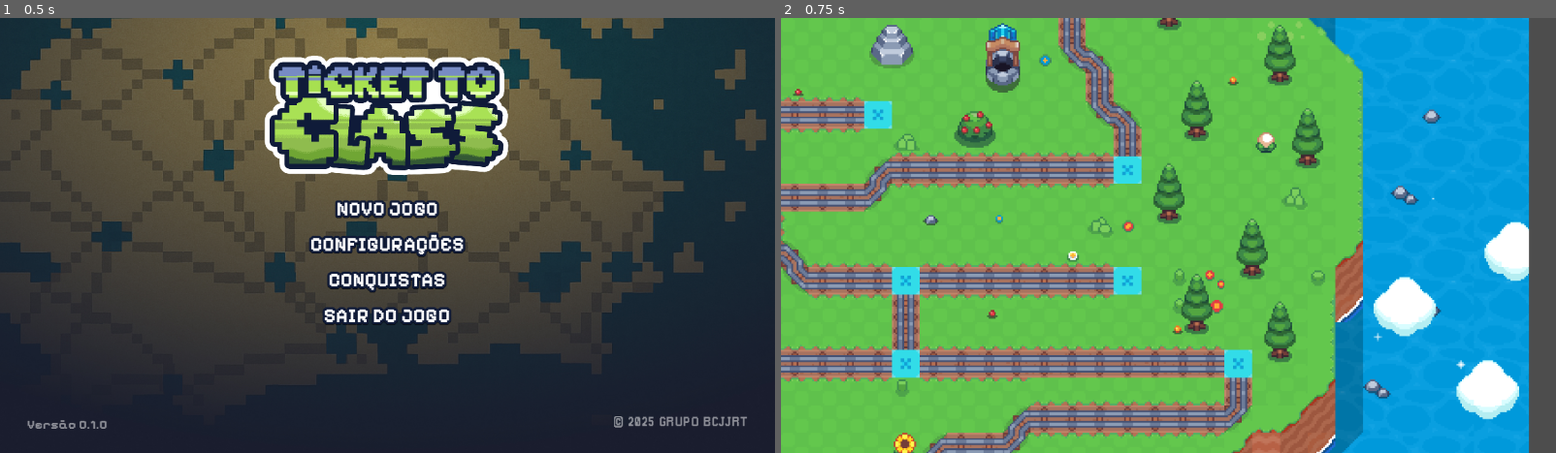
Above: before the commit, frames 1-2 (left to right).
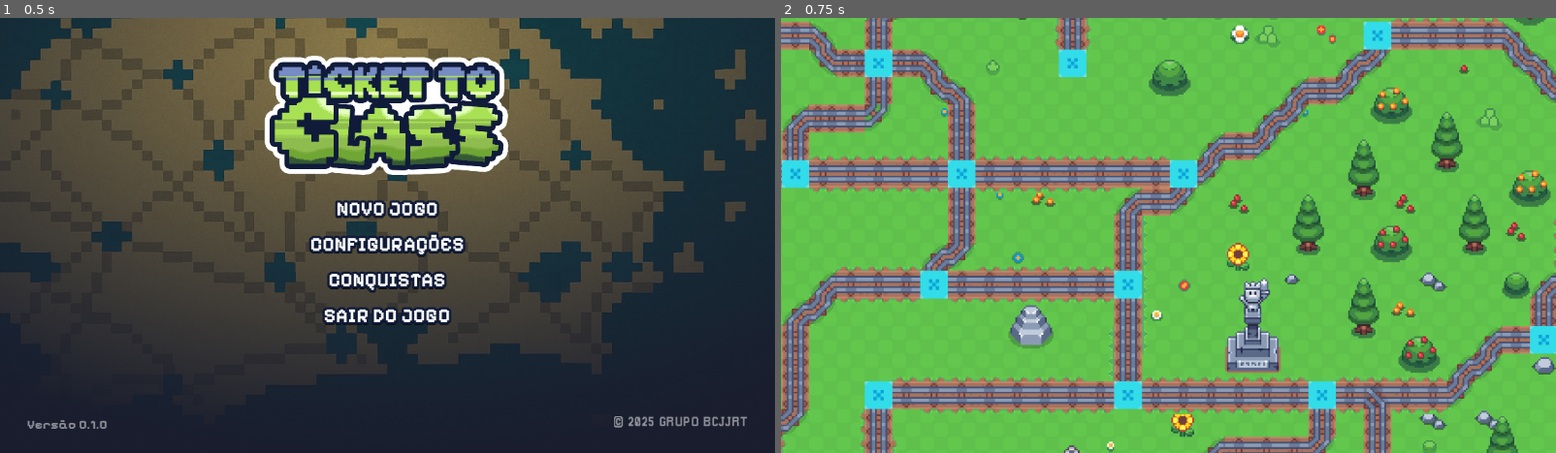
Above: after the commit, the same moments.

Repository: rafaamparo/ticket-to-ride-es2
Game: Godot game, scene res://scenes/main_menu.tscn
The game is run twice, just before and just after one commit, with the same random seed, the same clock (stepped at 60 frames per second) and the same inputs.
Inputs (mouse positions are in pixels of both pictures, inside the frame that each line leads up to):
- Up to frame 1 (0.5 s): no input
- Up to frame 2 (0.75 s): tap Enter at 0.5 s; drag from (1168, 209) to (1246, 139) at 0.52 s

Frame 1 is identical in both runs. In frame 2, 63% of the frame differs, in the area x 0-100%, y 0-100%.

Commit message:
Refines initial camera positioning logic to ensure valid zoom before setting global position

Diff:
--- a/game_assets/game_scene/object_scenes/player_camera.gd
+++ b/game_assets/game_scene/object_scenes/player_camera.gd
@@ -24,8 +24,15 @@
 	current_zoom_scalar = clamp(1.0, min_zoom_scalar, max_zoom_scalar) # Start at 1.0x zoom if possible
 	self.zoom = Vector2(current_zoom_scalar, current_zoom_scalar)
 
-	# Optional: Center camera on the map initially
-	self.global_position = MAP_SIZE / 2.0
+	# Set initial camera position so its top-left view is at map origin (0,0)
+	# This assumes global_position is the center of the camera's view.
+	if current_zoom_scalar > 0.00001: # Ensure zoom is valid
+		var initial_view_half_size_world = (viewport_size / current_zoom_scalar) / 2.0
+		self.global_position = initial_view_half_size_world
+	else:
+		# Fallback if zoom is invalid, though it should be clamped correctly above.
+		# This case should ideally not be reached if min_zoom_scalar is positive.
+		self.global_position = MAP_SIZE / 2.0
 
 	# Ensure this camera is the active one
 	make_current()
